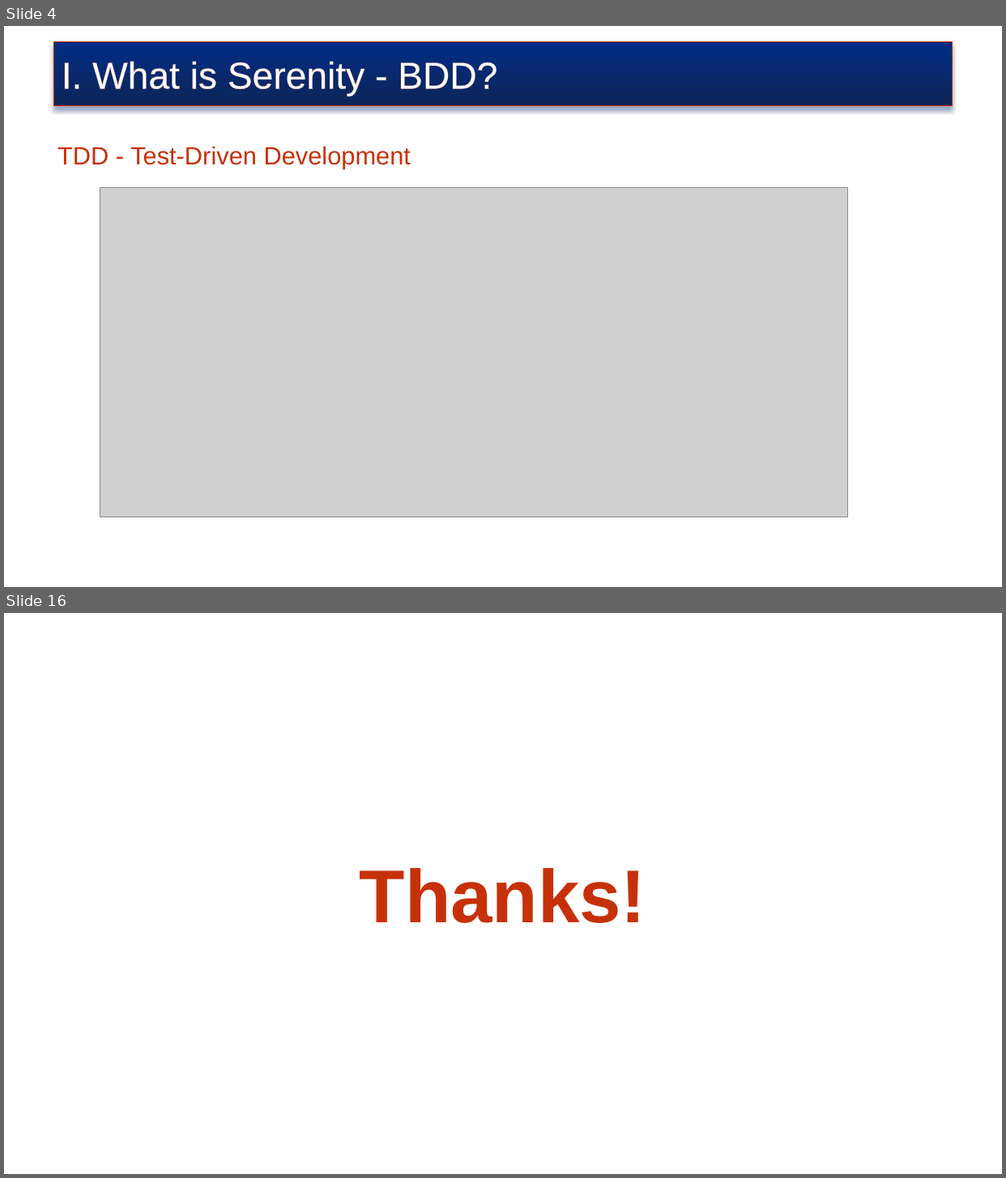
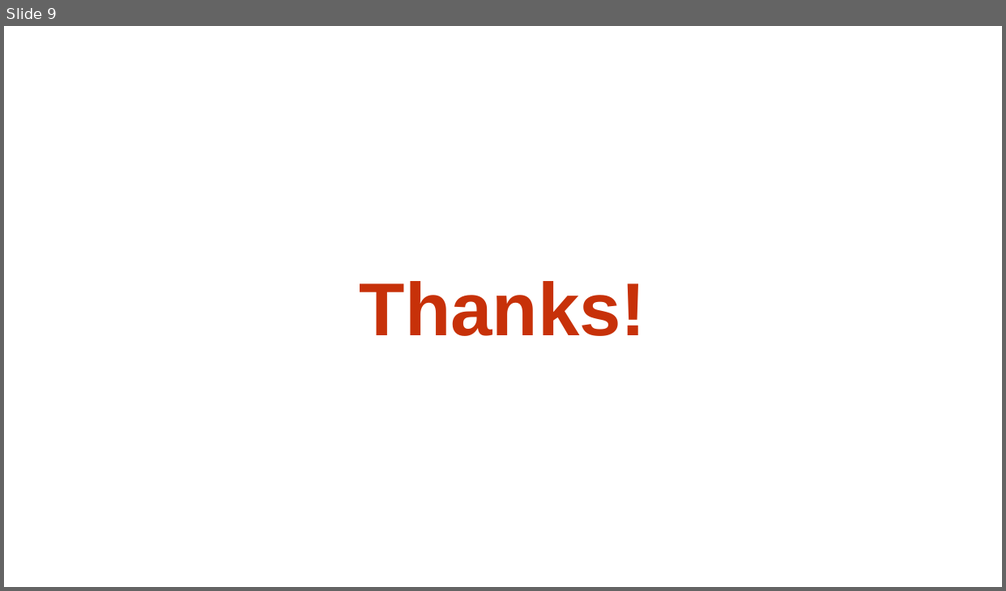
Before and after one commit to truyenkv/sharing, a slide deck: Sharing.pptx. Shown one above the other, each under a label of ours: slides 4 and 16 before the commit, slide 9 after it; the slides between them are not shown. The pictures are 1006x1178 and 1006x591 pixels, drawn with LibreOffice and Linux fonts; fonts in the diff are those of the drawing; grey boxes stand for pictures; background and template pictures are left out. Boxes give left, top, right and bottom in pixels: in the first picture for what was removed or moved away, otherwise in the second. Text is boxed around its words. In the diff, an @@ line names an element or a change of style, - is before the commit and + after.

```diff
--- a/Sharing.pptx
+++ b/Sharing.pptx
@@ slide 4 removed at [4,26,1002,587], background picture (left out) @@
@@ rectangle removed at [54,41,953,106] @@
-I. What is Serenity - BDD?
@@ text removed at [57,146,411,169] @@
-TDD - Test-Driven Development
@@ picture removed at [100,188,849,518] @@
@@ what was slide 16 is now slide 9 @@
```
Also in this commit, not shown: 4 slides changed, 4 slides added, 10 other slides removed.
